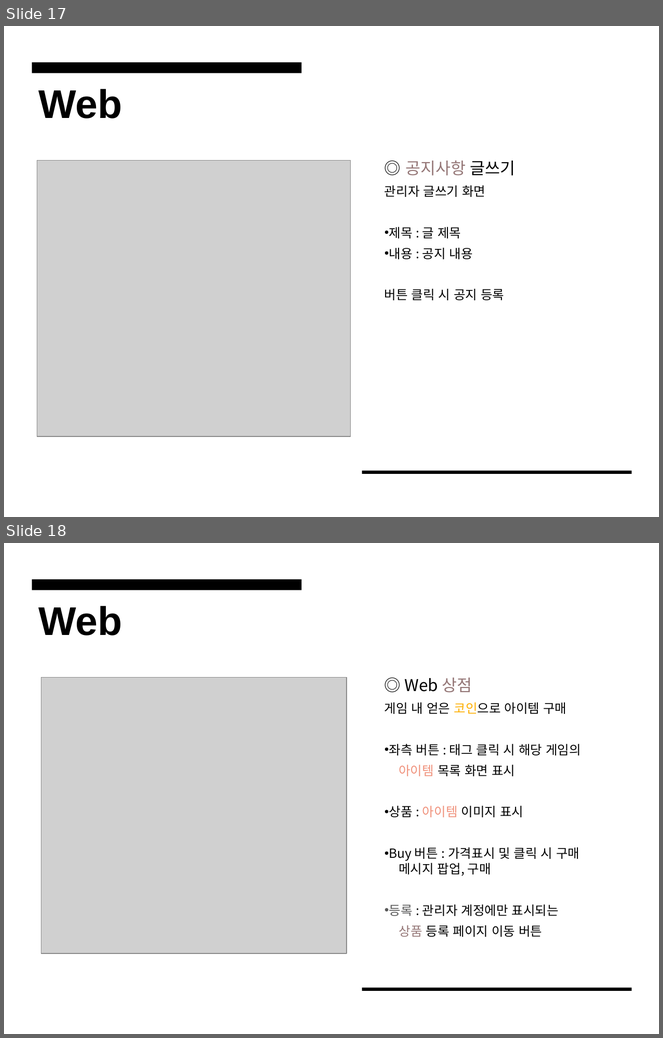
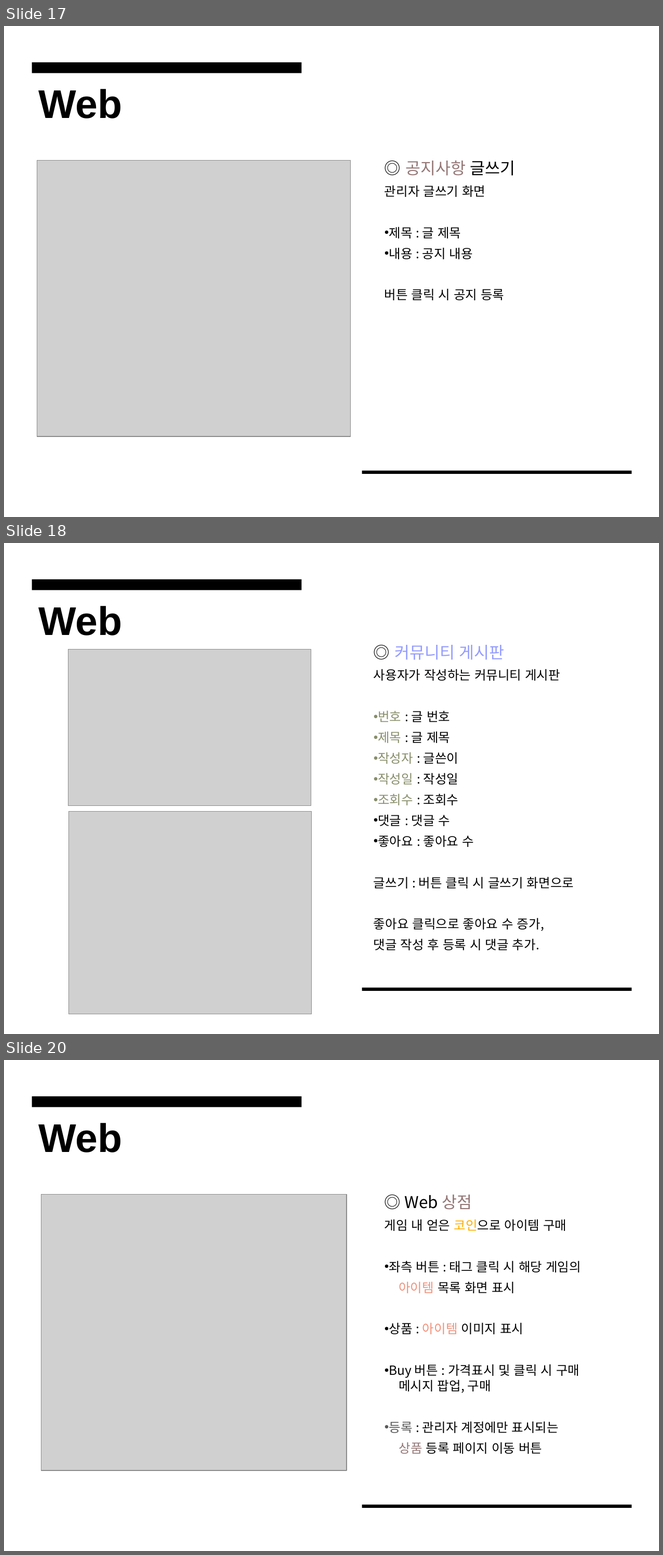
Before and after one commit to YOuO506/Project-Uniplay, a slide deck: Docs/Project_UniPlay_Overview.pptx. Shown one above the other, each under a label of ours: slides 17 and 18 before the commit, slides 17, 18 and 20 after it; the slides between them are not shown. The pictures are 663x1038 and 663x1555 pixels, drawn with LibreOffice and Linux fonts; fonts in the diff are those of the drawing; grey boxes stand for pictures. Boxes give left, top, right and bottom in pixels: in the first picture for what was removed or moved away, otherwise in the second. Text is boxed around its words. In the diff, an @@ line names an element or a change of style, - is before the commit and + after.

```diff
--- a/Docs/Project_UniPlay_Overview.pptx
+++ b/Docs/Project_UniPlay_Overview.pptx
@@ slide 18 added at (x1=4, y1=543, x2=659, y2=1034), background #FFFFFF; not listed: 2 template elements that a slide beside it also shows @@
@@ text added at (x1=38, y1=606, x2=122, y2=636), 44 pt, text #000000, bold @@
+Web
@@ picture added at (x1=68, y1=649, x2=311, y2=806) @@
@@ text added at (x1=374, y1=645, x2=574, y2=951), 14 pt, text #000000 @@
+◎ 커뮤니티 게시판
+사용자가 작성하는 커뮤니티 게시판
+• 번호 : 글 번호
+• 제목 : 글 제목
+• 작성자 : 글쓴이
+• 작성일 : 작성일
+• 조회수 : 조회수
+• 댓글 : 댓글 수
+• 좋아요 : 좋아요 수
+글쓰기 : 버튼 클릭 시 글쓰기 화면으로
+좋아요 클릭으로 좋아요 수 증가,
+댓글 작성 후 등록 시 댓글 추가.
@@ picture added at (x1=69, y1=812, x2=312, y2=1015) @@
@@ what was slide 18 is now slide 20 @@
```
Also in this commit, not shown: 1 other slide added.
